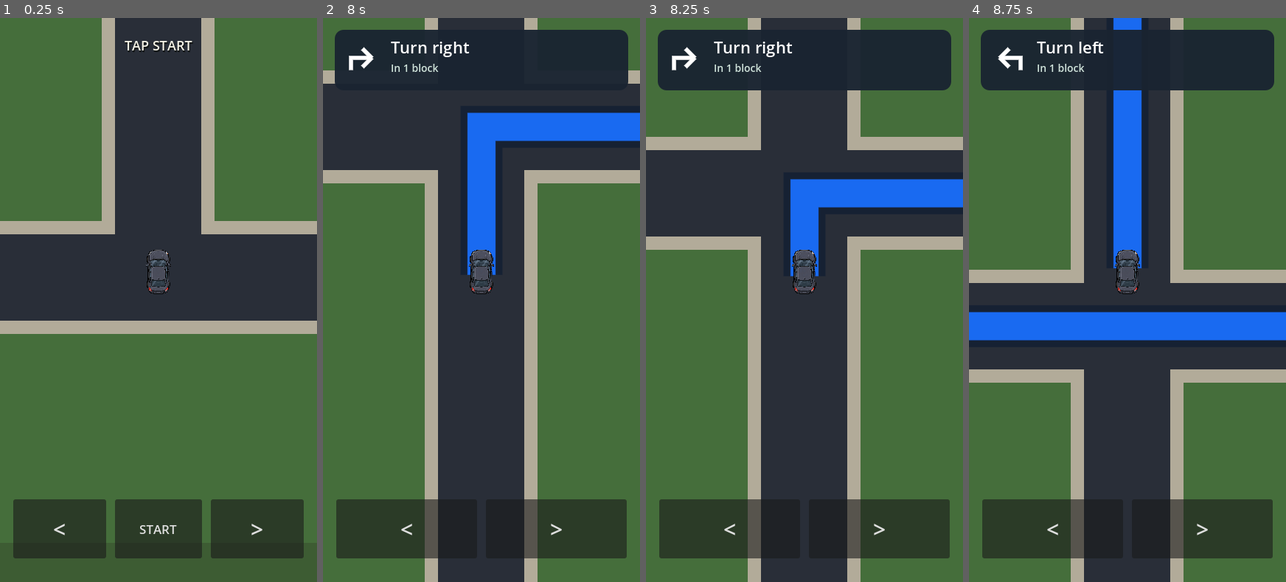
Above: before the commit, frames 1-4 (left to right).
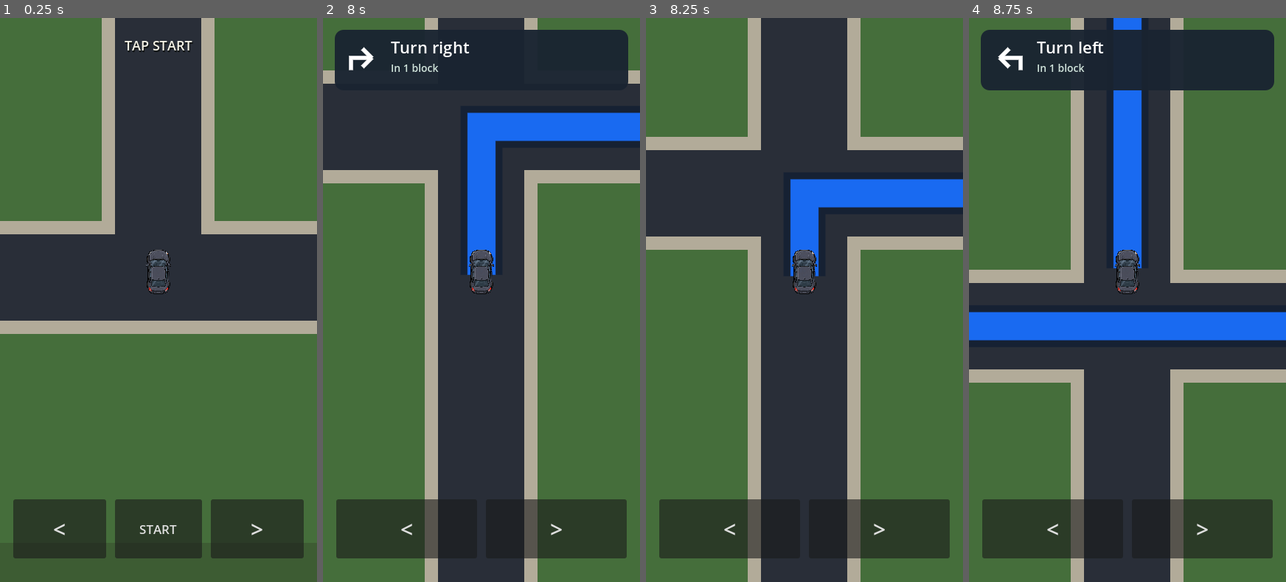
Above: after the commit, the same moments.

Repository: patrickcallahancomedy/comedian
Game: Godot game, scene res://scenes/drive/drive_module.tscn
Two runs of this game, one before a commit and one after it. Both use one fixed random seed, a clock stepped at 60 frames per second and the inputs below.
Inputs (mouse positions are in pixels of both pictures, inside the frame that each line leads up to):
- Up to frame 1 (0.25 s): no input
- Up to frame 2 (8 s): click "START" at 0.5 s; tap Enter (ui_accept) at 1.25, 1.52, 4.52, 7.52 s; move the mouse to (551, 271) at 1.27 s; hold Right 1.28-2 s; tap Space every 1.5 s from 1.35 to 7.35 s; click (551, 271) at 1.42 s; drag from (418, 328) to (465, 412) at 2.02 s; move the mouse to (513, 175) at 2.77 s; hold Right 2.78-3.5 s; drag from (465, 412) to (386, 215) at 3.52 s; move the mouse to (576, 384) at 4.27 s; hold Left 4.28-5 s; drag from (386, 215) to (433, 159) at 5.02 s; move the mouse to (497, 300) at 5.77 s; hold Left 5.78-6.5 s; click (497, 300) at 5.92 s; drag from (433, 159) to (418, 328) at 6.52 s; move the mouse to (551, 271) at 7.27 s; hold W from 7.28 s (still down)
- Up to frame 3 (8.25 s): release W at 8 s; drag from (741, 328) to (788, 412) at 8.02 s
- Up to frame 4 (8.75 s): no input

Frames 1-2 are identical in both runs. In frame 3, 7.1% of the frame differs, in the area x 3-97%, y 2-13%; in frame 4, nothing differs.

Commit message:
Shorten GPS banner display time

Diff:
--- a/godot/scripts/drive/drive_navigation.gd
+++ b/godot/scripts/drive/drive_navigation.gd
@@ -22,7 +22,7 @@
 @onready var status_label: Label = $"../StatusLabel"
 
 const MISSED_EXIT_NOTICE_SECONDS := 1.6
-const BANNER_VISIBLE_SECONDS := 2.2
+const BANNER_VISIBLE_SECONDS := 1.5
 
 var last_missed_turns := 0
 var missed_exit_notice_remaining := 0.0
